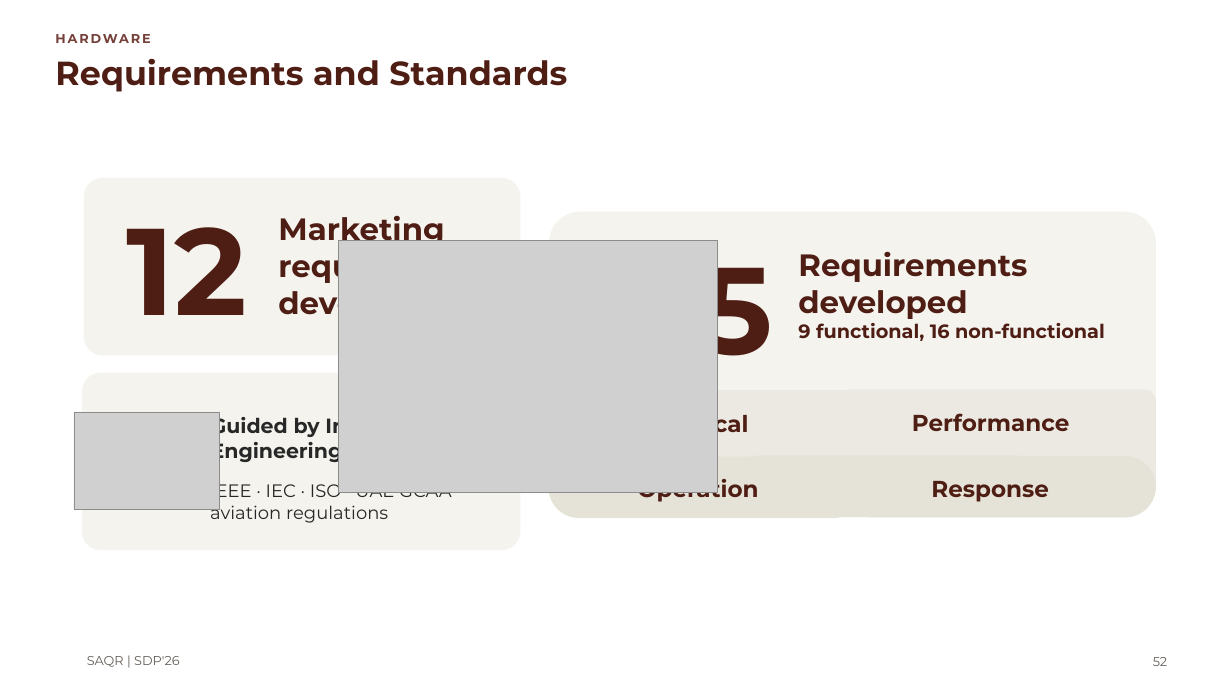
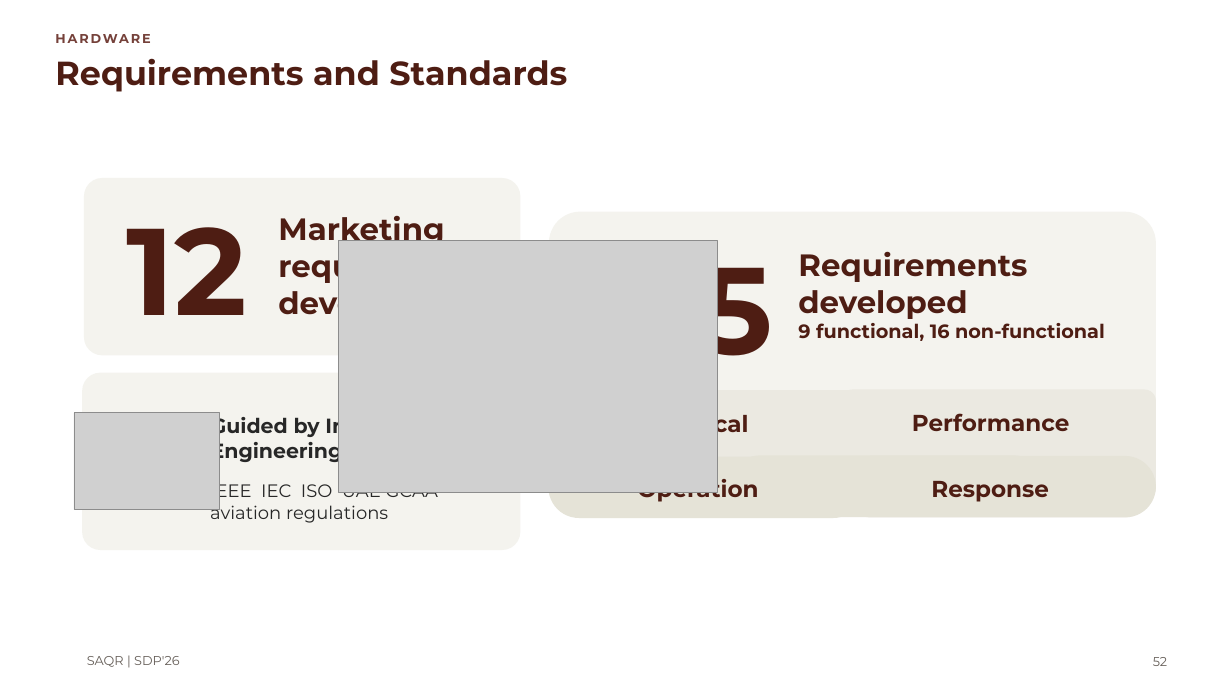
Before and after one commit to MASAR-AUS/SAQR, a slide deck: slide 52 of SAQR CMP490 Presentation.pptx. Drawn at 1232x693 pixels with LibreOffice and Linux fonts; fonts in the diff are those of the drawing; grey boxes stand for pictures; background and template pictures are left out. Boxes give left, top, right and bottom in pixels: in the first picture for what was removed or moved away, otherwise in the second. Text is boxed around its words. In the diff, an @@ line names an element or a change of style, - is before the commit and + after.

```diff
--- a/SAQR CMP490 Presentation.pptx
+++ b/SAQR CMP490 Presentation.pptx
@@ text at (x1=210, y1=480, x2=438, y2=503): text changed @@
-IEEE · IEC · ISO · UAE GCAA
+IEEE IEC ISO UAE GCAA
```
Also in this commit, not shown: 36 other slides changed, 4 slides added, 4 other files.
